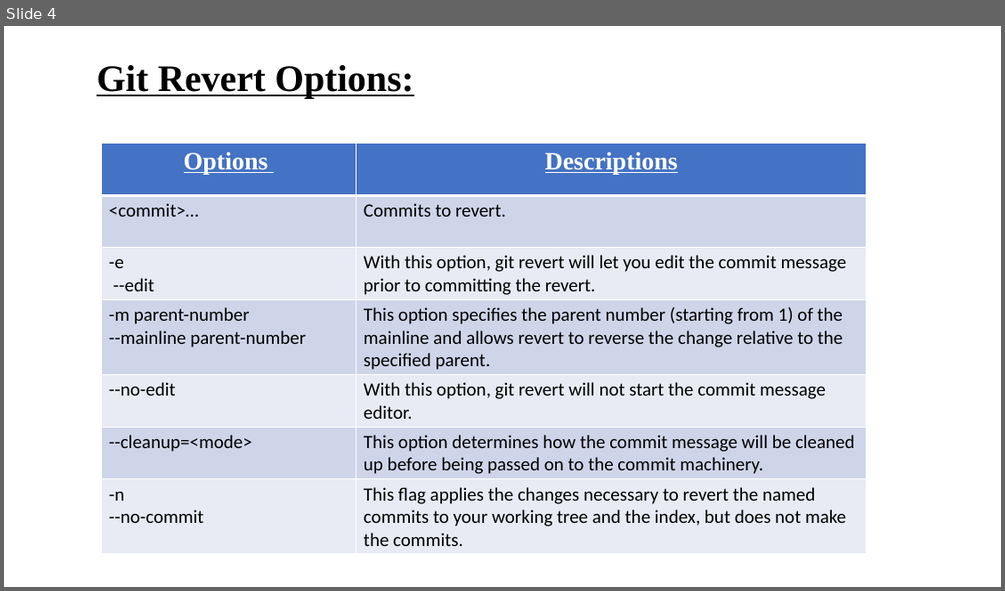
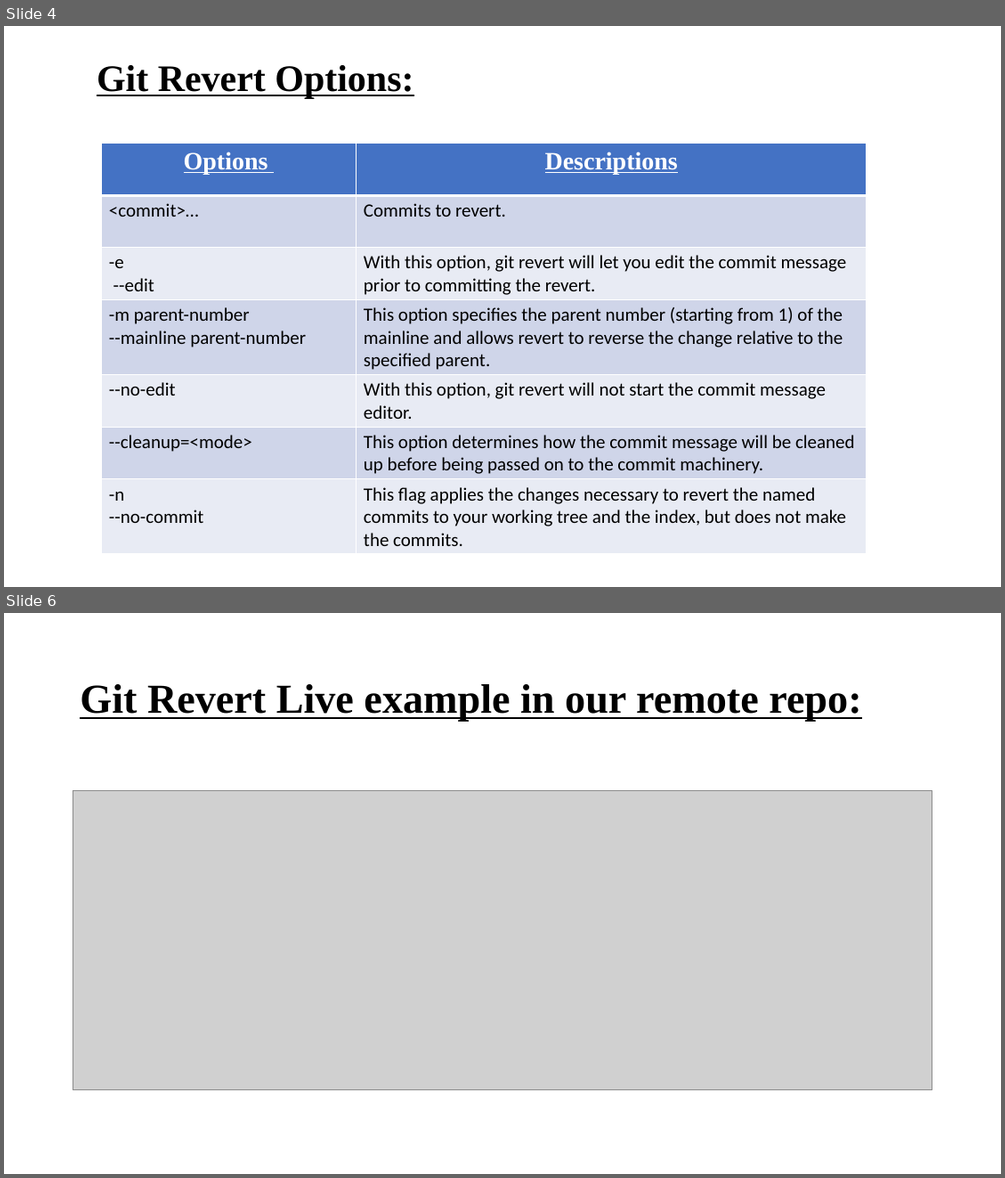
Before and after one commit to MeenakshiGoyal/1472_Git_assignment, a slide deck: Revert.pptx. Shown one above the other, each under a label of ours: slide 4 before the commit, slides 4 and 6 after it; the slides between them are not shown. The pictures are 1005x591 and 1005x1178 pixels, drawn with LibreOffice and Linux fonts; fonts in the diff are those of the drawing; grey boxes stand for pictures. Boxes give left, top, right and bottom in pixels: in the first picture for what was removed or moved away, otherwise in the second. Text is boxed around its words. In the diff, an @@ line names an element or a change of style, - is before the commit and + after.

Commit message:
PPT final updation with live examples

```diff
--- a/Revert.pptx
+++ b/Revert.pptx
@@ slide 6 added at box(4, 613, 1001, 1174), background #FFFFFF @@
@@ title added at box(80, 684, 861, 722), 39.6 pt, text #000000, bold, underline @@
+Git Revert Live example in our remote repo:
@@ picture added at box(73, 790, 933, 1090) @@
```
Also in this commit, not shown: 3 other slides added.
